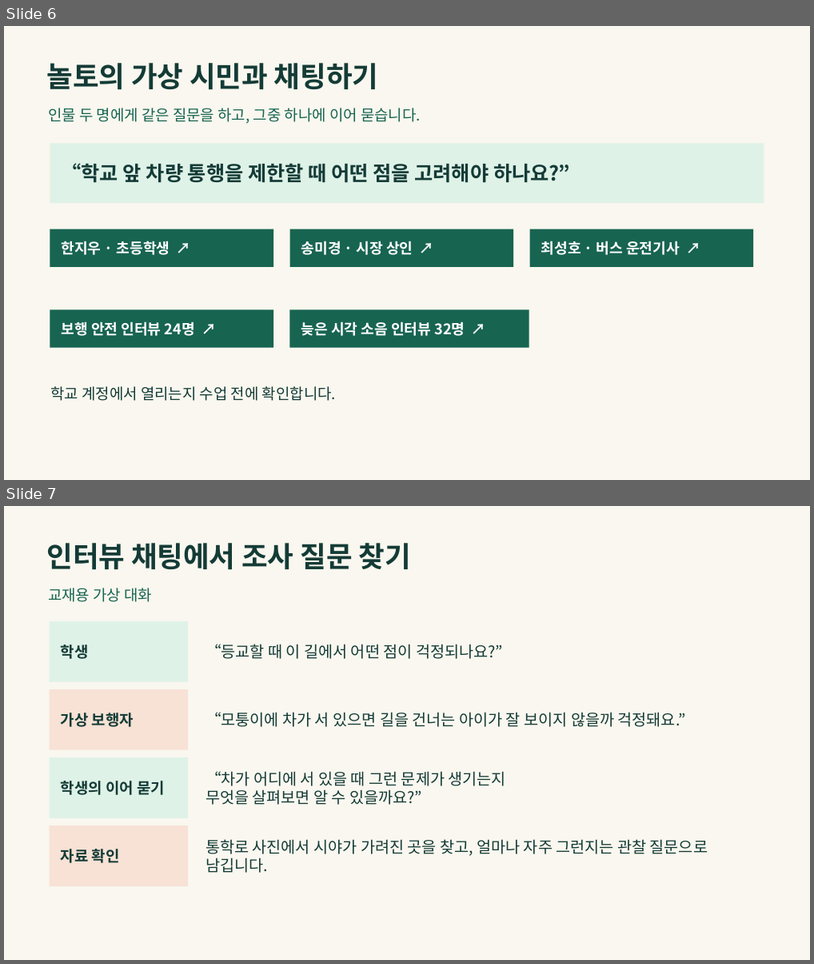
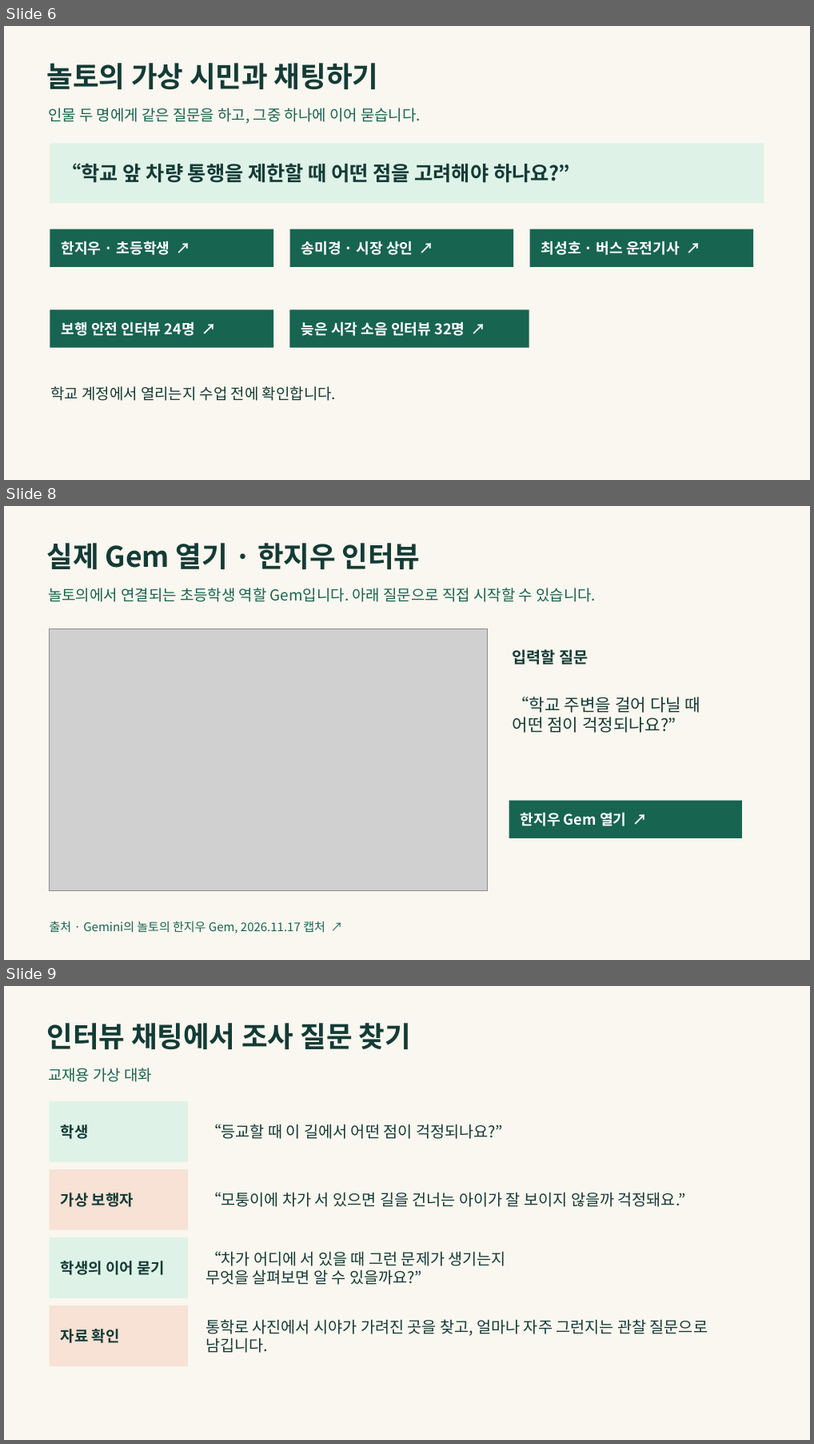
Before and after one commit to LUCKYBRIDGE/gemini-discussion, a slide deck: output/gemini-discussion.pptx. Shown one above the other, each under a label of ours: slides 6 and 7 before the commit, slides 6, 8 and 9 after it; the slides between them are not shown. The pictures are 814x964 and 814x1444 pixels, drawn with LibreOffice and Linux fonts; fonts in the diff are those of the drawing; grey boxes stand for pictures. Boxes give left, top, right and bottom in pixels: in the first picture for what was removed or moved away, otherwise in the second. Text is boxed around its words. In the diff, an @@ line names an element or a change of style, - is before the commit and + after.

```diff
--- a/output/gemini-discussion.pptx
+++ b/output/gemini-discussion.pptx
@@ slide 8 added at [4,506,810,960], background #F9F7EF @@
@@ text added at [47,543,421,570], 33.8 pt, text #143B36, bold @@
+실제 Gem 열기 · 한지우 인터뷰
@@ text added at [48,588,596,602], 18 pt, text #176451 @@
+놀토의에서 연결되는 초등학생 역할 Gem입니다. 아래 질문으로 직접 시작할 수 있습니다.
@@ picture added at [50,629,487,892] @@
@@ text added at [512,649,588,664], 18.8 pt, text #143B36, bold @@
+입력할 질문
@@ text added at [512,696,702,732], 20.2 pt, text #143B36 @@
+“학교 주변을 걸어 다닐 때
+어떤 점이 걱정되나요?”
@@ rectangle added at [509,800,742,837], fill #176451, 17.2 pt, text #FFFFFF, bold @@
+한지우 Gem 열기 ↗
@@ text added at [50,920,326,933], 14.2 pt, text #176451 @@
+출처 · Gemini의 놀토의 한지우 Gem, 2026.11.17 캡처 ↗
@@ what was slide 7 is now slide 9 @@
```
Also in this commit, not shown: 1 slide changed, 3 other slides added, 1 other file.
